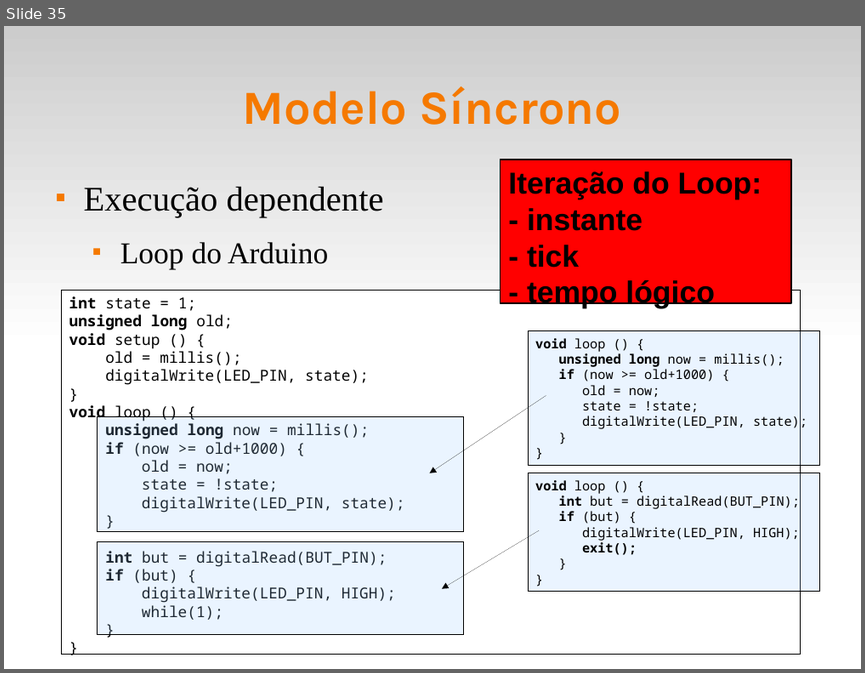
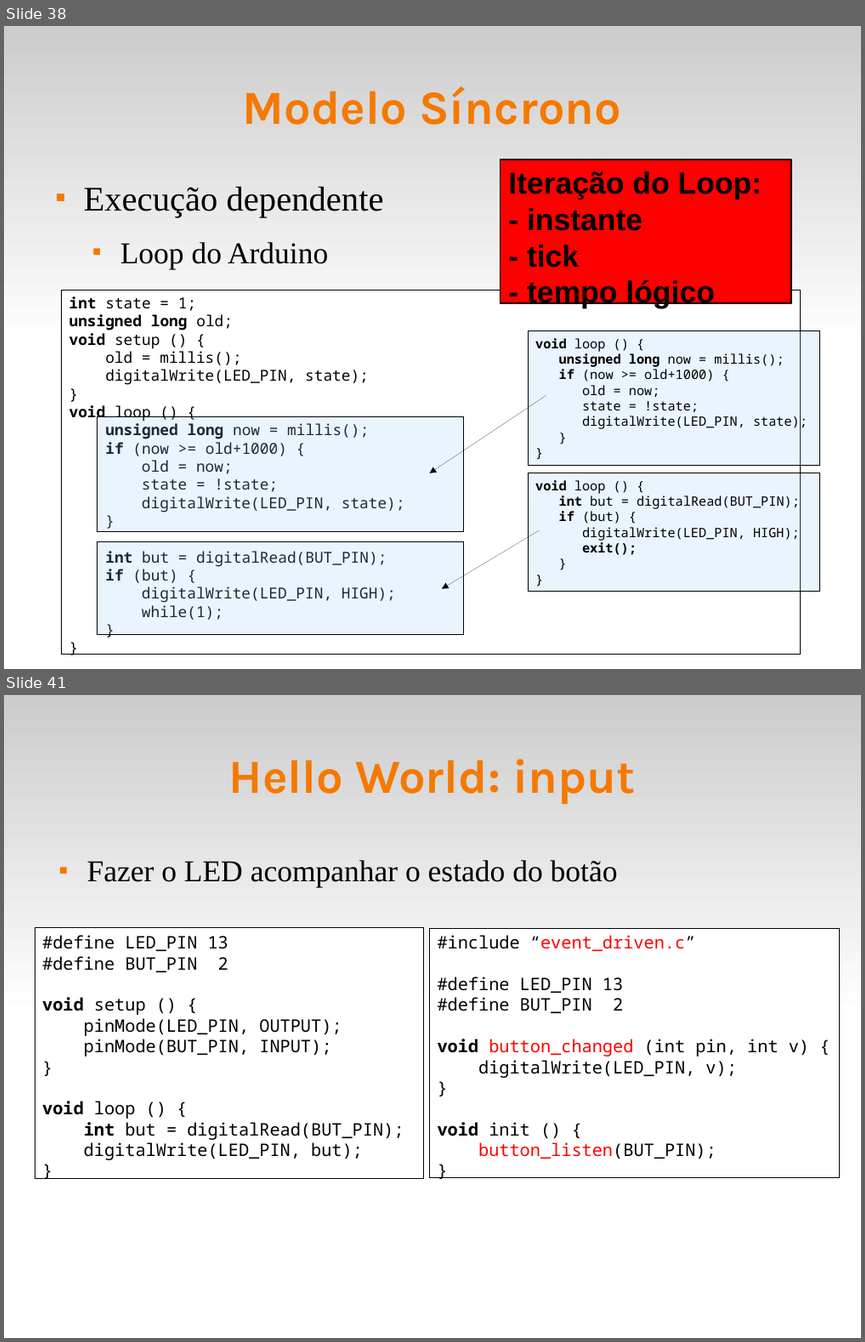
Before and after one commit to fsantanna-uerj/reativos, a slide deck: slides/03_modelos.odp. Shown one above the other, each under a label of ours: slide 35 before the commit, slides 38 and 41 after it; the slides between them are not shown. The pictures are 865x673 and 865x1342 pixels, drawn with LibreOffice and Linux fonts; fonts in the diff are those of the drawing. Boxes give left, top, right and bottom in pixels: in the first picture for what was removed or moved away, otherwise in the second. Text is boxed around its words. In the diff, an @@ line names an element or a change of style, - is before the commit and + after.

```diff
--- a/slides/03_modelos.odp
+++ b/slides/03_modelos.odp
@@ slide 41 added at (4,695,861,1338), background #FFFFFF; not listed: 1 template element that a slide beside it also shows @@
@@ title added at (229,759,635,805), 44 pt, text #F57900, bold @@
+Hello World: input
@@ text added at (87,860,618,887), 28 pt, text #000000 @@
+■ Fazer o LED acompanhar o estado do botão
@@ rectangle added at (35,928,424,1179), fill #FFFFFF, outline #000000 0 pt, 16 pt, text #000000 @@
+#define LED_PIN 13
+#define BUT_PIN 2
+void setup () {
+pinMode(LED_PIN, OUTPUT);
+pinMode(BUT_PIN, INPUT);
+}
+void loop () {
+int but = digitalRead(BUT_PIN);
+digitalWrite(LED_PIN, but);
+}
@@ rectangle added at (429,928,840,1178), fill #FFFFFF, outline #000000 0 pt, 16 pt, text #000000 @@
+#include “event_driven.c”
+#define LED_PIN 13
+#define BUT_PIN 2
+void button_changed (int pin, int v) {
+digitalWrite(LED_PIN, v);
+}
+void init () {
+button_listen(BUT_PIN);
+}
@@ what was slide 35 is now slide 38 @@
```
Also in this commit, not shown: 15 slides changed, 8 other slides added, 1 slide removed, 5 other files.
